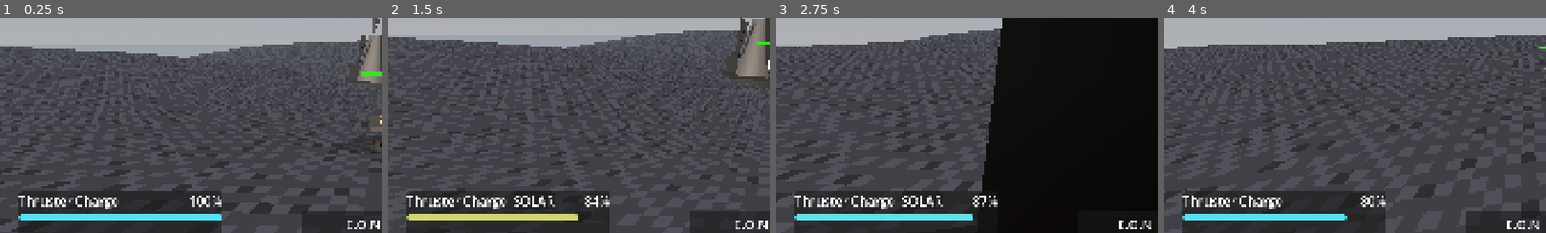
Above: before the commit, frames 1-4 (left to right).
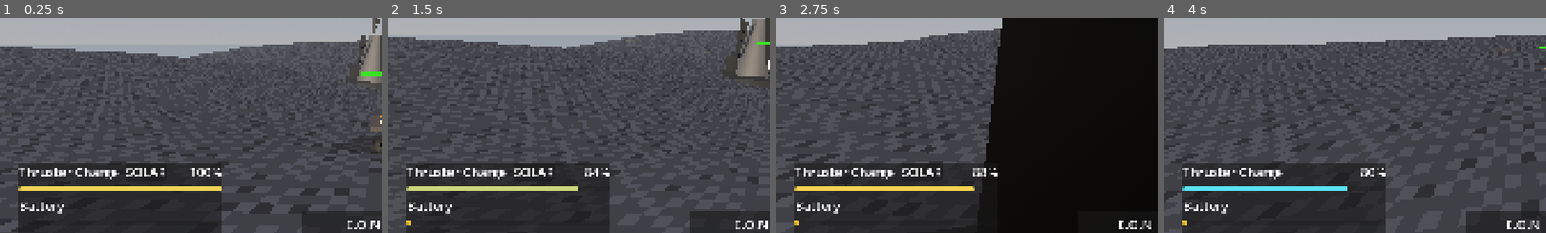
Above: after the commit, the same moments.

Repository: oleskulbru-commits/energy-glider
Game: Godot game, scene res://scenes/main.tscn
Two runs of this game, one before a commit and one after it. Both use one fixed random seed, a clock stepped at 60 frames per second and the inputs below.
Inputs (mouse positions are % of the whole screen's width and height, from its top left):
- Up to frame 1 (0.25 s): no input
- Up to frame 2 (1.5 s): move the mouse to (55, 50) at 0.52 s; hold Shift (boost) 0.53-1.28 s; hold W (move_forward) from 0.53 s (still down); click (55, 50) at 0.67 s; tap Space (jump) at 0.77 s; move the mouse to (45, 50) at 1.27 s; tap Shift (boost) at 1.35 s
- Up to frame 3 (2.75 s): keep holding W (move_forward); tap Space (jump) at 1.52 s; move the mouse to (52, 48) at 2.02 s; hold E (interact) from 2.03 s (still down); tap Shift (boost) at 2.3 s
- Up to frame 4 (4 s): keep holding W (move_forward); move the mouse to (49, 52) at 2.77 s; release E (interact) at 2.78 s; tap Q (radar_pulse) at 2.85 s; click (49, 52) at 2.92 s; tap Space (jump) at 3.02, 3.77 s; tap Shift (boost) at 3.05 s; move the mouse to (57, 51) at 3.52 s; hold Shift (boost) from 3.53 s (still down)
The pictures show only the part of the screen within x 0-50%, y 43-93%; the shares and areas given below are measured in that part.

The runs differ from the first frame. In frame 1, 9.1% of the frame differs, in the area x 4-58%, y 67-95%; in frame 2, 9.1%; in frame 3, 8.7%; in frame 4, 8.8%.

Commit message:
Implement battery system and solar charging mechanics for glider
- Added battery label and progress bar to the HUD for visual representation of battery status.
- Introduced solar charging logic in the glider player script, allowing battery to charge during daytime.
- Updated verification tests to ensure correct functionality of solar charging and battery mechanics.
- Enhanced HUD script to update battery meter and colors based on battery levels.

Diff:
--- a/scenes/ui/glider_hud.tscn
+++ b/scenes/ui/glider_hud.tscn
@@ -104,7 +104,7 @@
 anchors_preset = 2
 anchor_top = 1.0
 anchor_bottom = 1.0
-offset_top = -88.0
+offset_top = -124.0
 offset_right = 280.0
 grow_vertical = 0
 theme_override_constants/margin_left = 24
@@ -149,6 +149,18 @@
 max_value = 100.0
 show_percentage = false
 value = 100.0
+
+[node name="BatteryLabel" type="Label" parent="BottomLeft/PowerPanel/VBox"]
+unique_name_in_owner = true
+theme_type_variation = &"HudLabel"
+text = "Battery"
+
+[node name="BatteryBar" type="ProgressBar" parent="BottomLeft/PowerPanel/VBox"]
+unique_name_in_owner = true
+custom_minimum_size = Vector2(196, 7)
+max_value = 100.0
+show_percentage = false
+value = 0.0
 
 [node name="FailFade" type="ColorRect" parent="."]
 unique_name_in_owner = true
--- a/scripts/player/glider_player.gd
+++ b/scripts/player/glider_player.gd
@@ -99,7 +99,8 @@
 const CHARGE_MAX := 1.0
 const CHARGE_MIN_BOOST := 0.05
 const CHARGE_BOOST_DRAIN := 0.2
-const CHARGE_SAIL_RECHARGE := 0.04
+const CHARGE_SOLAR_RECHARGE := 0.04
+const BATTERY_MAX := CHARGE_MAX * 10.0
 const THRUSTER_OVERHEAT_DURATION := 4.0
 const BOOST_MULTIPLIER := GliderPhysicsScript.BOOST_MULTIPLIER
 const BRAKE_RAMP_SEC := 0.55
@@ -139,8 +140,10 @@
 var _board_roll := 0.0
 
 var _charge := CHARGE_MAX
+var _battery := 0.0
 var _boost_unlocked := true
 var _overheat_timer := 0.0
+var _day_night: DayNightCycle
 var _run_ended := false
 var _end_reason := ""
 var _piloted := true
@@ -193,6 +196,7 @@
 
 	if _input != null:
 		_input.set_boost_input_enabled(_boost_unlocked)
+	_day_night = get_tree().get_first_node_in_group("day_night_cycle") as DayNightCycle
 
 
 func _unhandled_input(event: InputEvent) -> void:
@@ -1339,8 +1343,19 @@
 		_charge = maxf(_charge - CHARGE_BOOST_DRAIN * delta, 0.0)
 		if _charge <= 0.0:
 			_overheat_timer = THRUSTER_OVERHEAT_DURATION
-	elif is_sail_deployed() and _can_sail_recharge():
-		_charge = minf(_charge + CHARGE_SAIL_RECHARGE * delta, CHARGE_MAX)
+		return
+	var solar := CHARGE_SOLAR_RECHARGE * delta
+	if _is_daytime():
+		if _charge < CHARGE_MAX:
+			_charge = minf(_charge + solar, CHARGE_MAX)
+		else:
+			_battery = minf(_battery + solar, BATTERY_MAX)
+		return
+	if _battery > 0.0 and _charge < CHARGE_MAX:
+		var transfer := minf(solar, _battery)
+		transfer = minf(transfer, CHARGE_MAX - _charge)
+		_battery -= transfer
+		_charge += transfer
 
 
 func _update_overheat(delta: float) -> void:
@@ -1497,6 +1512,7 @@
 	_yaw_velocity = 0.0
 	_turn_rate = 0.0
 	_charge = CHARGE_MAX
+	_battery = 0.0
 	_overheat_timer = 0.0
 	_coast_timer = 0.0
 	_brake_hold_time = 0.0
@@ -1621,12 +1637,18 @@
 	return _charge / CHARGE_MAX
 
 
+func get_battery_ratio() -> float:
+	return _battery / BATTERY_MAX
+
+
 func get_power_ratio() -> float:
 	return get_charge_ratio()
 
 
 func is_solar_charging() -> bool:
-	return is_sail_deployed()
+	if _run_ended or _is_boost_active() or not _is_daytime():
+		return false
+	return _charge < CHARGE_MAX or _battery < BATTERY_MAX
 
 
 func is_sail_deployed() -> bool:
@@ -1665,8 +1687,12 @@
 	return _input != null and _input.is_brake_held()
 
 
-func _can_sail_recharge() -> bool:
-	return not _run_ended
+func _is_daytime() -> bool:
+	if _day_night == null:
+		_day_night = get_tree().get_first_node_in_group("day_night_cycle") as DayNightCycle
+	if _day_night == null:
+		return true
+	return not _day_night.is_night()
 
 
 func get_landing_feedback() -> Dictionary:
--- a/scripts/player/verify_glider.gd
+++ b/scripts/player/verify_glider.gd
@@ -7,6 +7,7 @@
 const TerrainManagerScript = preload("res://scripts/terrain/terrain_manager.gd")
 const GliderScene = preload("res://scenes/player/glider.tscn")
 const GliderCameraScript = preload("res://scripts/player/glider_camera.gd")
+const DayNightCycleScript = preload("res://scripts/world/day_night_cycle.gd")
 const SandMaterial = preload("res://materials/sand.tres")
 
 const PHYSICS_DT := 1.0 / 60.0
@@ -109,7 +110,7 @@
 	await _verify_corner_hover_forces()
 	await _verify_ground_cruise()
 	await _verify_climb_no_clip()
-	await _verify_sail_recharge_in_air()
+	await _verify_solar_battery_charge()
 	await _verify_glide_gravity()
 	await _verify_air_hold_w_keeps_horizontal_speed()
 	await _verify_air_boost_increases_horizontal_speed()
@@ -503,38 +504,147 @@
 	terrain.queue_free()
 
 
-func _verify_sail_recharge_in_air() -> void:
-	var terrain := _spawn_terrain("air_recharge")
-	await physics_frame
-
-	var glider := _spawn_glider(terrain)
-	var input := _get_input(glider)
-	var ground_y := terrain.sample_height(0.0, 0.0)
-	glider.global_position = Vector3(0.0, ground_y + 4.0, 0.0)
-	glider.velocity = Vector3(0.0, 0.0, 8.0)
-	glider.set("_state", GliderPlayerScript.State.GLIDING)
+func _spawn_day_night(is_night: bool) -> DayNightCycle:
+	var cycle: DayNightCycle = DayNightCycleScript.new()
+	cycle.name = "VerifyDayNight"
+	root.add_child(cycle)
+	cycle.set_process(false)
+	cycle.time_normalized = 0.75 if is_night else 0.1
+	return cycle
+
+
+func _verify_solar_battery_charge() -> void:
+	_release_all_input()
+	await _verify_day_fills_boost_before_battery()
+	await _verify_night_does_not_solar_charge()
+	await _verify_day_fills_battery_when_boost_full()
+	await _verify_night_battery_trickles_into_boost()
+
+
+func _verify_day_fills_boost_before_battery() -> void:
+	var terrain := _spawn_terrain("day_boost_charge")
+	await physics_frame
+	var cycle := _spawn_day_night(false)
+	var glider := _spawn_glider(terrain)
+	_get_input(glider)
 	glider.set("_charge", 0.3)
-	await physics_frame
-
-	_fail_unless(glider.is_gliding(), "Air recharge test needs gliding state")
-	_fail_unless(
-		glider.get_clearance() > GliderPhysicsScript.HOVER_ZONE,
-		"Air recharge test needs clearance above hover zone"
-	)
-
-	_hold_forward()
+	glider.set("_battery", 5.0)
+	await physics_frame
+
 	var start_charge := glider.get_charge_ratio()
+	var start_battery := glider.get_battery_ratio()
 	for i in 90:
 		await physics_frame
 	var end_charge := glider.get_charge_ratio()
+	var end_battery := glider.get_battery_ratio()
 	_fail_unless(
 		end_charge > start_charge + 0.05,
-		"Sail should recharge in air (%.2f -> %.2f)" % [start_charge, end_charge]
-	)
-
-	_release_forward()
-	glider.queue_free()
-	terrain.queue_free()
+		"Day should recharge boost without sail (%.2f -> %.2f)" % [start_charge, end_charge]
+	)
+	_fail_unless(
+		is_equal_approx(end_battery, start_battery),
+		"Day must not charge battery until boost is full (%.2f -> %.2f)" % [start_battery, end_battery]
+	)
+
+	glider.queue_free()
+	cycle.queue_free()
+	terrain.queue_free()
+	await physics_frame
+
+
+func _verify_night_does_not_solar_charge() -> void:
+	var terrain := _spawn_terrain("night_no_solar")
+	await physics_frame
+	var cycle := _spawn_day_night(true)
+	var glider := _spawn_glider(terrain)
+	_get_input(glider)
+	glider.set("_charge", 0.3)
+	glider.set("_battery", 0.0)
+	await physics_frame
+
+	var start_charge := glider.get_charge_ratio()
+	var start_battery := glider.get_battery_ratio()
+	for i in 90:
+		await physics_frame
+	_fail_unless(
+		is_equal_approx(glider.get_charge_ratio(), start_charge),
+		"Night must not solar-charge boost (%.2f -> %.2f)" % [start_charge, glider.get_charge_ratio()]
+	)
+	_fail_unless(
+		is_equal_approx(glider.get_battery_ratio(), start_battery),
+		"Night must not solar-charge battery (%.2f -> %.2f)" % [start_battery, glider.get_battery_ratio()]
+	)
+
+	glider.queue_free()
+	cycle.queue_free()
+	terrain.queue_free()
+	await physics_frame
+
+
+func _verify_day_fills_battery_when_boost_full() -> void:
+	var terrain := _spawn_terrain("day_battery_charge")
+	await physics_frame
+	var cycle := _spawn_day_night(false)
+	var glider := _spawn_glider(terrain)
+	_get_input(glider)
+	_fail_unless(
+		is_equal_approx(glider.get_battery_ratio(), 0.0),
+		"Battery should spawn empty (got %.3f)" % glider.get_battery_ratio()
+	)
+	_fail_unless(
+		is_equal_approx(glider.get_charge_ratio(), 1.0),
+		"Boost should spawn full so daytime surplus can fill the battery"
+	)
+	await physics_frame
+
+	var start_battery := glider.get_battery_ratio()
+	for i in 90:
+		await physics_frame
+	var end_battery := glider.get_battery_ratio()
+	_fail_unless(
+		is_equal_approx(glider.get_charge_ratio(), 1.0),
+		"Boost should stay full while battery solar-charges"
+	)
+	_fail_unless(
+		end_battery > start_battery + 0.004,
+		"Day should charge battery when boost is full (%.3f -> %.3f)" % [start_battery, end_battery]
+	)
+
+	glider.queue_free()
+	cycle.queue_free()
+	terrain.queue_free()
+	await physics_frame
+
+
+func _verify_night_battery_trickles_into_boost() -> void:
+	var terrain := _spawn_terrain("night_battery_trickle")
+	await physics_frame
+	var cycle := _spawn_day_night(true)
+	var glider := _spawn_glider(terrain)
+	_get_input(glider)
+	glider.set("_charge", 0.3)
+	glider.set("_battery", 5.0)
+	await physics_frame
+
+	var start_charge := glider.get_charge_ratio()
+	var start_battery := glider.get_battery_ratio()
+	for i in 90:
+		await physics_frame
+	var end_charge := glider.get_charge_ratio()
+	var end_battery := glider.get_battery_ratio()
+	_fail_unless(
+		end_charge > start_charge + 0.05,
+		"Night should trickle battery into boost (%.2f -> %.2f)" % [start_charge, end_charge]
+	)
+	_fail_unless(
+		end_battery < start_battery - 0.004,
+		"Night trickle should drain battery (%.3f -> %.3f)" % [start_battery, end_battery]
+	)
+
+	glider.queue_free()
+	cycle.queue_free()
+	terrain.queue_free()
+	await physics_frame
 
 
 func _verify_glide_gravity() -> void:
--- a/scripts/ui/glider_hud.gd
+++ b/scripts/ui/glider_hud.gd
@@ -7,6 +7,9 @@
 const POWER_COLOR_EMPTY := Color(0.85, 0.28, 0.22)
 const POWER_COLOR_SOLAR := Color(0.98, 0.82, 0.28)
 const POWER_COLOR_OVERHEAT := Color(0.98, 0.45, 0.18)
+const BATTERY_COLOR_NORMAL := Color(0.95, 0.72, 0.28)
+const BATTERY_COLOR_LOW := Color(0.98, 0.78, 0.18)
+const BATTERY_COLOR_EMPTY := Color(0.85, 0.28, 0.22)
 const PULSE_COLOR := Color(1.0, 0.82, 0.28, 1.0)
 
 const GliderInputScript = preload("res://scripts/input/glider_input.gd")
@@ -16,6 +19,8 @@
 @onready var _power_percent_label: Label = %PowerPercent
 @onready var _solar_chip: PanelContainer = %SolarChip
 @onready var _power_bar: ProgressBar = %PowerBar
+@onready var _battery_label: Label = %BatteryLabel
+@onready var _battery_bar: ProgressBar = %BatteryBar
 @onready var _stopped_overlay: PanelContainer = %StoppedOverlay
 @onready var _fail_fade: ColorRect = %FailFade
 @onready var _stopped_title: Label = %StoppedTitle
@@ -66,6 +71,7 @@
 var _night_survival: NightSurvival
 var _day_night: DayNightCycle
 var _power_fill: StyleBoxFlat
+var _battery_fill: StyleBoxFlat
 var _solar_pulse_time := 0.0
 var _interact_tap_down := false
 var _pulse_scan_timer := 0.0
@@ -141,6 +147,11 @@
 	_fail_overlay_style = StyleBoxEmpty.new()
 	_power_fill = _power_bar.get_theme_stylebox("fill").duplicate() as StyleBoxFlat
 	_power_bar.add_theme_stylebox_override("fill", _power_fill)
+	if _battery_bar != null:
+		_battery_fill = _battery_bar.get_theme_stylebox("fill").duplicate() as StyleBoxFlat
+		_battery_bar.add_theme_stylebox_override("fill", _battery_fill)
+		if _battery_fill != null:
+			_battery_fill.bg_color = BATTERY_COLOR_EMPTY
 	_interact_chip.gui_input.connect(_on_interact_chip_gui_input)
 	_stop_chip.gui_input.connect(_on_stop_chip_gui_input)
 	if _sail_chip != null:
@@ -359,6 +370,7 @@
 
 	var solar_active := _player.is_solar_charging()
 	_solar_chip.visible = solar_active
+	_update_battery_meter()
 
 	if _power_fill == null:
 		return
@@ -375,6 +387,23 @@
 		_power_fill.bg_color = POWER_COLOR_LOW
 	else:
 		_power_fill.bg_color = POWER_COLOR_NORMAL
+
+
+func _update_battery_meter() -> void:
+	if _battery_bar == null:
+		return
+	var battery_ratio := _player.get_battery_ratio()
+	_battery_bar.value = battery_ratio * 100.0
+	if _battery_label != null:
+		_battery_label.text = "Battery"
+	if _battery_fill == null:
+		return
+	if _player.is_run_ended() or battery_ratio <= 0.0:
+		_battery_fill.bg_color = BATTERY_COLOR_EMPTY
+	elif battery_ratio < POWER_LOW_THRESHOLD:
+		_battery_fill.bg_color = BATTERY_COLOR_LOW
+	else:
+		_battery_fill.bg_color = BATTERY_COLOR_NORMAL
 
 
 func _on_day_started(day: int) -> void:
